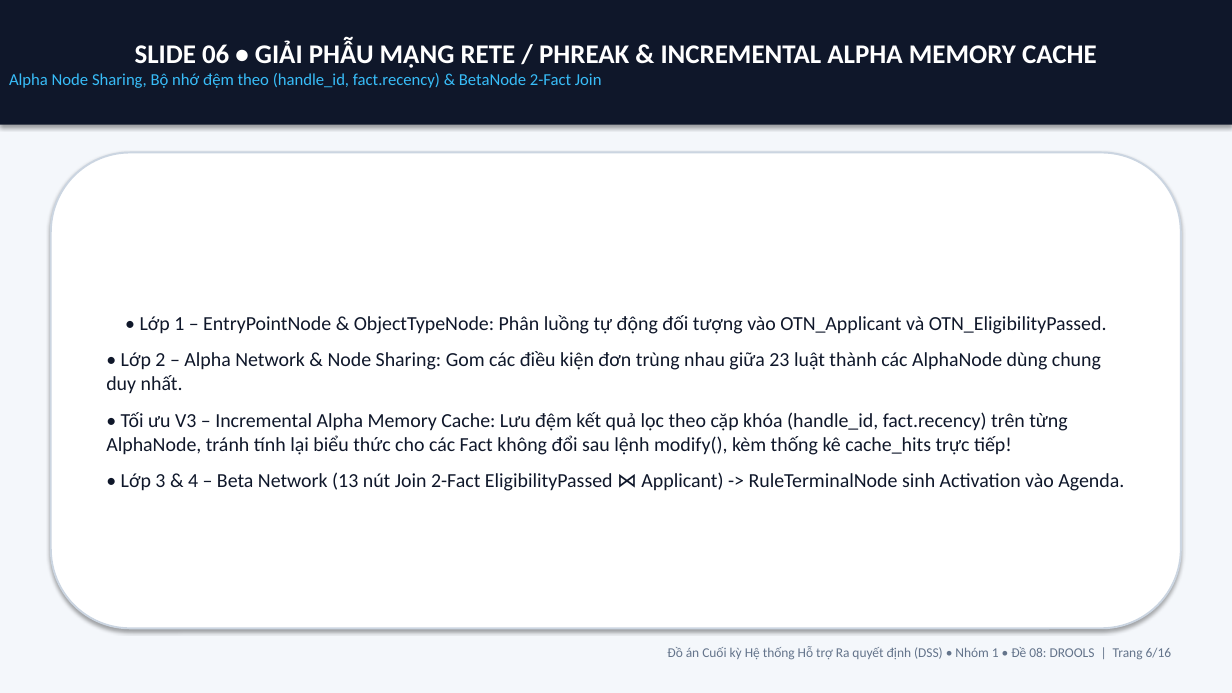
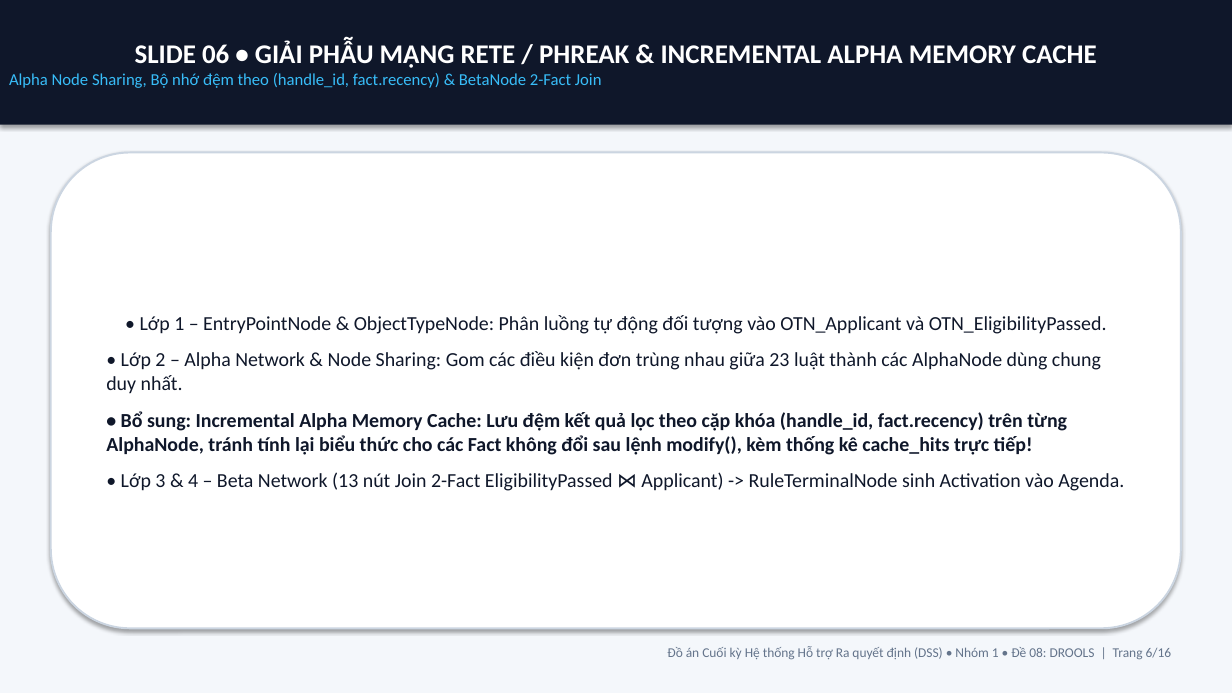
Before and after one commit to Vipwar/dss-nhom1-de08-drools, a slide deck: slide 6 of docs/SLIDE_THUYET_TRINH_DE_08_DROOLS_NHOM_1.pptx. Drawn at 1232x693 pixels with LibreOffice and Linux fonts; fonts in the diff are those of the drawing. Boxes give left, top, right and bottom in pixels: in the first picture for what was removed or moved away, otherwise in the second. Text is boxed around its words. In the diff, an @@ line names an element or a change of style, - is before the commit and + after.

```diff
--- a/docs/SLIDE_THUYET_TRINH_DE_08_DROOLS_NHOM_1.pptx
+++ b/docs/SLIDE_THUYET_TRINH_DE_08_DROOLS_NHOM_1.pptx
@@ text in rounded rectangle at (106, 411, 1067, 455): text changed; bold on @@
-• Tối ưu V3 – Incremental Alpha Memory Cache: Lưu đệm kết quả lọc theo cặp khóa (handle_id, fact.recency) trên từng AlphaNode, tránh tính lại biểu thức cho các Fact không đổi sau lệnh modify(), kèm thống kê cache_hits trực tiếp!
+• Bổ sung: Incremental Alpha Memory Cache: Lưu đệm kết quả lọc theo cặp khóa (handle_id, fact.recency) trên từng AlphaNode, tránh tính lại biểu thức cho các Fact không đổi sau lệnh modify(), kèm thống kê cache_hits trực tiếp!
```
Also in this commit, not shown: 9 other slides changed, 13 other files.
